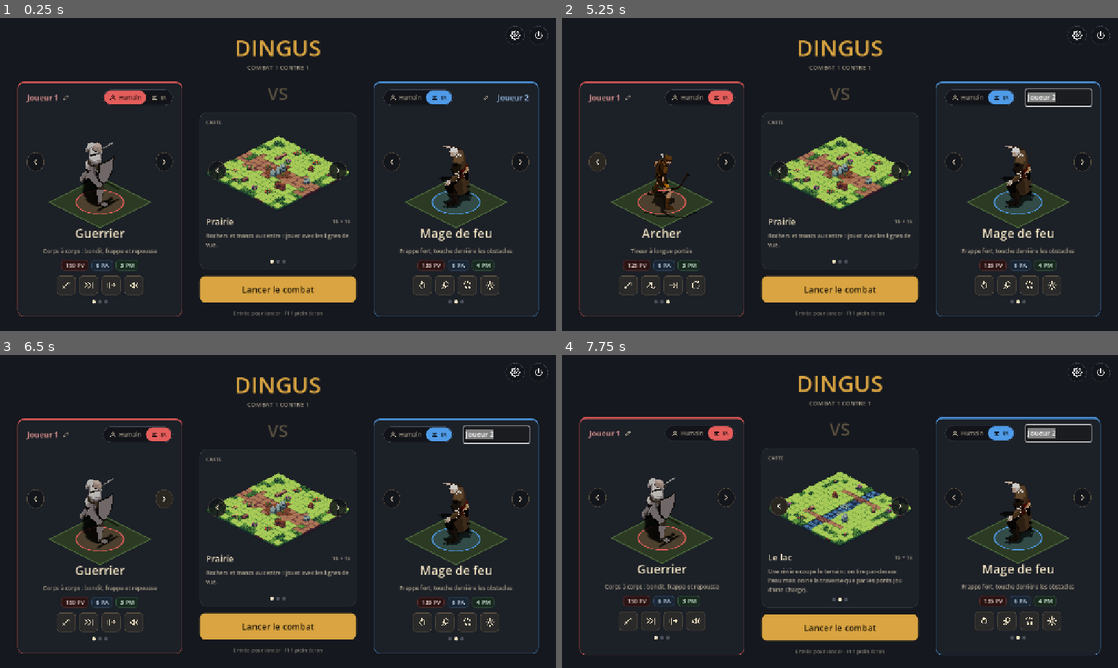
Above: before the commit, frames 1-4 (two rows, left to right).
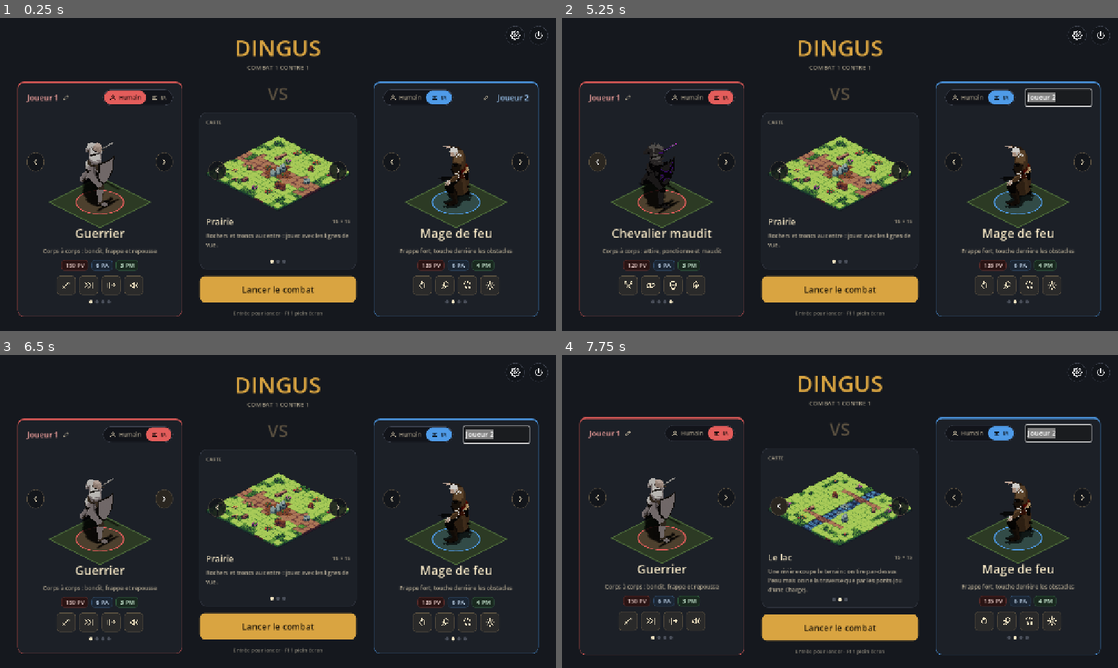
Above: after the commit, the same moments.

Repository: GuenotF/Dingus
Game: Godot game, scene res://scenes/menu.tscn
Two runs of this game, one before a commit and one after it. Both use one fixed random seed, a clock stepped at 60 frames per second and the inputs below.
Inputs (mouse positions are in pixels of both pictures, inside the frame that each line leads up to):
- Up to frame 1 (0.25 s): no input
- Up to frame 2 (5.25 s): click (628, 96) at 0.52 s; click (1051, 96) at 1.25 s; click (628, 96) at 2 s; click (1051, 96) at 2.75 s; click "Humain" at 3.5 s; click "IA" at 4.25 s; click (595, 161) at 5.02 s
- Up to frame 3 (6.5 s): click (166, 498) at 5.77 s
- Up to frame 4 (7.75 s): click (778, 508) at 6.52 s; click (778, 505) at 7.27 s

The runs differ from the first frame. In frame 1, less than 0.1% of the frame differs, in the area x 16-84%, y 90-92%; in frame 2, 1.3%, in the area x 7-84%, y 39-92%; in frame 3, less than 0.1%; in frame 4, less than 0.1%.

Commit message:
Ajout du Chevalier maudit (4e personnage) et vol de vie
- Chevalier maudit : Lame sombre (vol de vie), Chaîne infernale (attire, -2 PM),
  Malédiction (-2 PA), Pacte de sang (-12 PV, +3 PA). Skin Death Knight, effets
  de mort (projectile et explosion), 4 icônes de sorts.
- Nouvel effet DRAIN (vol de vie, 50 %) avec aperçu du soin au survol.
- IA : le Pacte n'est lancé que si on peut frapper ensuite ; au corps à corps,
  la position se juge au chemin à parcourir (corrige des combats sans fin quand
  un rocher sépare les combattants).
- Tests : vol de vie et sacrifice de l'IA. Docs : fiche du personnage, README,
  tableau d'équilibrage mis à jour.

Co-Authored-By: Claude Sonnet 5.5 <noreply@anthropic.com>
Claude-Session: https://claude.ai/code/session_016TqoMGpG5jku75qaKDTUnG

Diff:
--- /dev/null
+++ b/assets/ui/spells/chevalier_chaine.svg
@@ -0,0 +1 @@
+<svg xmlns="http://www.w3.org/2000/svg" width="96" height="96" viewBox="0 0 24 24" fill="none" stroke="#ffffff" stroke-width="1.8" stroke-linecap="round" stroke-linejoin="round"><rect x="2.5" y="9" width="11" height="6" rx="3" transform="rotate(-35 8 12)"/><rect x="10.5" y="9" width="11" height="6" rx="3" transform="rotate(-35 16 12)"/></svg>
--- /dev/null
+++ b/assets/ui/spells/chevalier_lame.svg
@@ -0,0 +1 @@
+<svg xmlns="http://www.w3.org/2000/svg" width="96" height="96" viewBox="0 0 24 24" fill="none" stroke="#ffffff" stroke-width="1.8" stroke-linecap="round" stroke-linejoin="round"><path d="M4 4l9 9"/><path d="M4 4v4M4 4h4"/><path d="M10 17l6-6"/><path d="M15 16l4 4"/><path d="M19 3c1.6 1.9 2.4 2.8 2.4 3.9a2.4 2.4 0 0 1-4.8 0c0-1.1.8-2 2.4-3.9z"/></svg>
--- /dev/null
+++ b/assets/ui/spells/chevalier_malediction.svg
@@ -0,0 +1 @@
+<svg xmlns="http://www.w3.org/2000/svg" width="96" height="96" viewBox="0 0 24 24" fill="none" stroke="#ffffff" stroke-width="1.8" stroke-linecap="round" stroke-linejoin="round"><path d="M12 3a7 7 0 0 0-4 12.7V19h8v-3.7A7 7 0 0 0 12 3z"/><path d="M9.5 11.5h.01M14.5 11.5h.01" stroke-width="2.8"/><path d="M10.5 19v2M13.5 19v2"/></svg>
--- /dev/null
+++ b/assets/ui/spells/chevalier_pacte.svg
@@ -0,0 +1 @@
+<svg xmlns="http://www.w3.org/2000/svg" width="96" height="96" viewBox="0 0 24 24" fill="none" stroke="#ffffff" stroke-width="1.8" stroke-linecap="round" stroke-linejoin="round"><path d="M12 3c3.5 4.2 5.5 6.6 5.5 9.5a5.5 5.5 0 0 1-11 0C6.5 9.6 8.5 7.2 12 3z"/><path d="M12 11v5M9.5 13.5h5"/></svg>
--- /dev/null
+++ b/data/classes/chevalier_maudit.tres
@@ -0,0 +1,19 @@
+[gd_resource type="Resource" script_class="ClassData" format=3]
+
+[ext_resource type="Script" path="res://scripts/core/class_data.gd" id="1_cls"]
+[ext_resource type="Script" path="res://scripts/core/spell_data.gd" id="2_spl"]
+[ext_resource type="Resource" path="res://data/spells/chevalier_lame.tres" id="3_a"]
+[ext_resource type="Resource" path="res://data/spells/chevalier_chaine.tres" id="4_b"]
+[ext_resource type="Resource" path="res://data/spells/chevalier_malediction.tres" id="5_c"]
+[ext_resource type="Resource" path="res://data/spells/chevalier_pacte.tres" id="6_d"]
+[ext_resource type="Resource" path="res://data/sprites/chevalier.tres" id="7_spr"]
+
+[resource]
+script = ExtResource("1_cls")
+class_label = "Chevalier maudit"
+color = Color(0.62, 0.36, 0.86, 1)
+description = "Corps à corps : attire, ponctionne et maudit"
+max_hp = 120
+max_pm = 3
+spells = Array[ExtResource("2_spl")]([ExtResource("3_a"), ExtResource("4_b"), ExtResource("5_c"), ExtResource("6_d")])
+sprites = ExtResource("7_spr")
--- /dev/null
+++ b/data/effects/death_burst.tres
@@ -0,0 +1,12 @@
+[gd_resource type="Resource" script_class="EffectAnimation" format=3]
+
+[ext_resource type="Script" path="res://scripts/view/effect_animation.gd" id="1_a"]
+[ext_resource type="Texture2D" path="res://assets/effects/death/death_aoe.png" id="2_b"]
+
+[resource]
+script = ExtResource("1_a")
+texture = ExtResource("2_b")
+fps = 34.0
+origin = Vector2(128, 130)
+scale = Vector2(0.34, 0.24)
+on_ground = true
--- /dev/null
+++ b/data/effects/death_spell.tres
@@ -0,0 +1,10 @@
+[gd_resource type="Resource" script_class="EffectAnimation" format=3]
+
+[ext_resource type="Script" path="res://scripts/view/effect_animation.gd" id="1_a"]
+[ext_resource type="Texture2D" path="res://assets/effects/death/death_spell.png" id="2_b"]
+
+[resource]
+script = ExtResource("1_a")
+texture = ExtResource("2_b")
+origin = Vector2(100, 16)
+speed = 750.0
--- /dev/null
+++ b/data/spells/chevalier_chaine.tres
@@ -0,0 +1,38 @@
+[gd_resource type="Resource" script_class="SpellData" format=3]
+
+[ext_resource type="Script" path="res://scripts/core/effect_data.gd" id="1_eff"]
+[ext_resource type="Script" path="res://scripts/core/spell_data.gd" id="2_spl"]
+[ext_resource type="Texture2D" path="res://assets/ui/spells/chevalier_chaine.svg" id="3_ico"]
+[ext_resource type="Resource" path="res://data/effects/death_spell.tres" id="4_prj"]
+
+[sub_resource type="Resource" id="e0"]
+script = ExtResource("1_eff")
+min_value = 4
+max_value = 6
+
+[sub_resource type="Resource" id="e2"]
+script = ExtResource("1_eff")
+kind = 5
+min_value = -2
+max_value = -2
+duration = 1
+
+[sub_resource type="Resource" id="e1"]
+script = ExtResource("1_eff")
+kind = 3
+min_value = 5
+max_value = 5
+
+[resource]
+script = ExtResource("2_spl")
+spell_name = "Chaîne infernale"
+animation = "cast"
+range_min = 2
+range_max = 6
+line_only = true
+effects = Array[ExtResource("1_eff")]([SubResource("e0"), SubResource("e1"), SubResource("e2")])
+icon = ExtResource("3_ico")
+projectile = ExtResource("4_prj")
+cast_delay = 0.35
+casts_per_turn = 1
+cooldown = 2
--- /dev/null
+++ b/data/spells/chevalier_lame.tres
@@ -0,0 +1,18 @@
+[gd_resource type="Resource" script_class="SpellData" format=3]
+
+[ext_resource type="Script" path="res://scripts/core/effect_data.gd" id="1_eff"]
+[ext_resource type="Script" path="res://scripts/core/spell_data.gd" id="2_spl"]
+[ext_resource type="Texture2D" path="res://assets/ui/spells/chevalier_lame.svg" id="3_ico"]
+
+[sub_resource type="Resource" id="e0"]
+script = ExtResource("1_eff")
+kind = 7
+min_value = 14
+max_value = 17
+
+[resource]
+script = ExtResource("2_spl")
+spell_name = "Lame sombre"
+animation = "melee"
+effects = Array[ExtResource("1_eff")]([SubResource("e0")])
+icon = ExtResource("3_ico")
--- /dev/null
+++ b/data/spells/chevalier_malediction.tres
@@ -0,0 +1,31 @@
+[gd_resource type="Resource" script_class="SpellData" format=3]
+
+[ext_resource type="Script" path="res://scripts/core/effect_data.gd" id="1_eff"]
+[ext_resource type="Script" path="res://scripts/core/spell_data.gd" id="2_spl"]
+[ext_resource type="Texture2D" path="res://assets/ui/spells/chevalier_malediction.svg" id="3_ico"]
+[ext_resource type="Resource" path="res://data/effects/death_burst.tres" id="5_imp"]
+
+[sub_resource type="Resource" id="e0"]
+script = ExtResource("1_eff")
+min_value = 4
+max_value = 6
+
+[sub_resource type="Resource" id="e1"]
+script = ExtResource("1_eff")
+kind = 6
+min_value = -2
+max_value = -2
+duration = 1
+
+[resource]
+script = ExtResource("2_spl")
+spell_name = "Malédiction"
+pa_cost = 2
+animation = "curse"
+range_max = 4
+effects = Array[ExtResource("1_eff")]([SubResource("e0"), SubResource("e1")])
+icon = ExtResource("3_ico")
+impact = ExtResource("5_imp")
+cast_delay = 0.4
+casts_per_turn = 1
+cooldown = 3
--- /dev/null
+++ b/data/spells/chevalier_pacte.tres
@@ -0,0 +1,31 @@
+[gd_resource type="Resource" script_class="SpellData" format=3]
+
+[ext_resource type="Script" path="res://scripts/core/effect_data.gd" id="1_eff"]
+[ext_resource type="Script" path="res://scripts/core/spell_data.gd" id="2_spl"]
+[ext_resource type="Texture2D" path="res://assets/ui/spells/chevalier_pacte.svg" id="3_ico"]
+[ext_resource type="Resource" path="res://data/effects/death_burst.tres" id="5_imp"]
+
+[sub_resource type="Resource" id="e0"]
+script = ExtResource("1_eff")
+min_value = 12
+max_value = 12
+
+[sub_resource type="Resource" id="e1"]
+script = ExtResource("1_eff")
+kind = 6
+min_value = 3
+max_value = 3
+
+[resource]
+script = ExtResource("2_spl")
+spell_name = "Pacte de sang"
+pa_cost = 1
+animation = "pact"
+range_min = 0
+range_max = 0
+needs_line_of_sight = false
+effects = Array[ExtResource("1_eff")]([SubResource("e0"), SubResource("e1")])
+icon = ExtResource("3_ico")
+impact = ExtResource("5_imp")
+casts_per_turn = 1
+cooldown = 3
--- /dev/null
+++ b/data/sprites/chevalier.tres
@@ -0,0 +1,70 @@
+[gd_resource type="Resource" script_class="CharacterSprites" format=3]
+
+[ext_resource type="Script" path="res://scripts/view/character_animation.gd" id="1_anim"]
+[ext_resource type="Texture2D" path="res://assets/characters/chevalier/idle.png" id="t0"]
+[ext_resource type="Texture2D" path="res://assets/characters/chevalier/walk.png" id="t1"]
+[ext_resource type="Texture2D" path="res://assets/characters/chevalier/take_damage.png" id="t2"]
+[ext_resource type="Texture2D" path="res://assets/characters/chevalier/die.png" id="t3"]
+[ext_resource type="Texture2D" path="res://assets/characters/chevalier/melee.png" id="t4"]
+[ext_resource type="Texture2D" path="res://assets/characters/chevalier/cast_spell.png" id="t5"]
+[ext_resource type="Texture2D" path="res://assets/characters/chevalier/special2.png" id="t6"]
+[ext_resource type="Texture2D" path="res://assets/characters/chevalier/special1.png" id="t7"]
+[ext_resource type="Script" path="res://scripts/view/character_sprites.gd" id="2_spr"]
+
+[sub_resource type="Resource" id="a0"]
+script = ExtResource("1_anim")
+texture = ExtResource("t0")
+fps = 12.0
+loop = true
+
+[sub_resource type="Resource" id="a1"]
+script = ExtResource("1_anim")
+name = "walk"
+texture = ExtResource("t1")
+fps = 20.0
+loop = true
+
+[sub_resource type="Resource" id="a2"]
+script = ExtResource("1_anim")
+name = "hit"
+texture = ExtResource("t2")
+fps = 24.0
+
+[sub_resource type="Resource" id="a3"]
+script = ExtResource("1_anim")
+name = "die"
+texture = ExtResource("t3")
+
+[sub_resource type="Resource" id="a4"]
+script = ExtResource("1_anim")
+name = "melee"
+texture = ExtResource("t4")
+fps = 30.0
+
+[sub_resource type="Resource" id="a5"]
+script = ExtResource("1_anim")
+name = "cast"
+texture = ExtResource("t5")
+fps = 24.0
+
+[sub_resource type="Resource" id="a6"]
+script = ExtResource("1_anim")
+name = "curse"
+texture = ExtResource("t6")
+fps = 26.0
+
+[sub_resource type="Resource" id="a7"]
+script = ExtResource("1_anim")
+name = "pact"
+texture = ExtResource("t7")
+fps = 26.0
+
+[resource]
+script = ExtResource("2_spr")
+feet_position = Vector2(61, 96)
+feet_down_right = Vector2(62, 95)
+feet_down_left = Vector2(55, 97)
+feet_up_left = Vector2(65, 92)
+feet_up_right = Vector2(61, 101)
+height = 74.0
+animations = Array[ExtResource("1_anim")]([SubResource("a0"), SubResource("a1"), SubResource("a2"), SubResource("a3"), SubResource("a4"), SubResource("a5"), SubResource("a6"), SubResource("a7")])
--- a/scripts/core/ai_brain.gd
+++ b/scripts/core/ai_brain.gd
@@ -38,10 +38,10 @@
 
 
 ## Meilleur sort lançable si `me` se tenait sur `origin` : { score, spell, cell }.
-static func best_cast_from(state: CombatState, me: Fighter, origin: Vector2i) -> Dictionary:
+static func best_cast_from(state: CombatState, me: Fighter, origin: Vector2i, skip_sacrifice: bool = false) -> Dictionary:
 	var best := {"score": 0.0, "spell": null, "cell": origin}
 	for spell in me.spells:
-		if not state.can_use_spell(spell):
+		if not state.can_use_spell(spell) or (skip_sacrifice and _is_self_sacrifice(spell)):
 			continue
 		var cells := state.cells_in_range_from(spell, me, origin)
 		for cell in cells:
@@ -61,10 +61,22 @@
 		if v != null and (spell.affects_caster or v != me):
 			victims.append(v)
 
+	if _is_self_sacrifice(spell):
+		return _score_sacrifice(state, me, origin, spell)
+
 	var score := 0.0
 	for effect in spell.effects:
 		var avg := effect.average()
 		match effect.kind:
+			EffectData.Kind.DRAIN:
+				for v in victims:
+					if v.team != me.team:
+						score += minf(avg, v.hp) + (40.0 if avg >= v.hp else 0.0)
+						# Le vol de vie compte, surtout quand le lanceur est blessé.
+						var gain := minf(minf(avg, v.hp) * CombatState.DRAIN_RATIO, float(me.max_hp - me.hp))
+						score += gain * (1.5 if me.hp < me.max_hp * 0.5 else 0.6)
+					else:
+						score -= avg * 1.5
 			EffectData.Kind.DAMAGE:
 				for v in victims:
 					if v.team != me.team:
@@ -111,12 +123,49 @@
 	return score - spell.pa_cost * 0.1
 
 
+## Sort sur soi qui coûte des PV pour gagner des PA (ex. Pacte de sang).
+static func _is_self_sacrifice(spell: SpellData) -> bool:
+	if spell.range_max != 0 or not spell.affects_caster:
+		return false
+	var hurts := false
+	var gains_pa := false
+	for e in spell.effects:
+		if e.kind == EffectData.Kind.DAMAGE:
+			hurts = true
+		elif e.kind == EffectData.Kind.MOD_PA and e.average() > 0:
+			gains_pa = true
+	return hurts and gains_pa
+
+
+## Le sacrifice vaut le coup quand on peut frapper tout de suite depuis cette case, que les PA en plus
+## serviront et qu'il reste assez de PV : on l'ouvre avant de frapper. Jamais « pour rien ».
+static func _score_sacrifice(state: CombatState, me: Fighter, origin: Vector2i, spell: SpellData) -> float:
+	var damage := 0.0
+	var pa_gain := 0.0
+	for e in spell.effects:
+		if e.kind == EffectData.Kind.DAMAGE:
+			damage += e.average()
+		elif e.kind == EffectData.Kind.MOD_PA:
+			pa_gain += e.average()
+	if me.hp <= damage * 3.0:
+		return -100.0
+	var engaged: bool = best_cast_from(state, me, origin, true).score >= MIN_CAST_SCORE * 5.0
+	var pa_left := me.pa - spell.pa_cost + pa_gain
+	if not engaged or pa_left < 3.0 or pa_gain - spell.pa_cost < 1.0:
+		return -5.0
+	return 30.0 - damage * 0.2
+
+
 ## Préférence de placement : rester à la bonne distance de l'ennemi le plus proche.
 static func position_score(state: CombatState, me: Fighter, cell: Vector2i) -> float:
 	var d := _nearest_enemy_distance(state, me, cell)
 	if d >= 999:
 		return 0.0
 	var pref := me.preferred_range()
+	if pref <= 1:
+		# Au corps à corps, ce qui compte est le chemin à parcourir : un rocher entre les deux
+		# ne doit pas donner l'impression d'être déjà au contact (sinon l'IA reste plantée).
+		d = maxi(d, _nearest_enemy_walk(state, me, cell))
 	var score := -absf(d - pref) * 1.5
 	if pref > 1:
 		if d <= 1:
@@ -134,6 +183,16 @@
 	return score
 
 
+## Nombre de pas pour rejoindre l'ennemi le plus proche (0 si aucun chemin : on garde la distance à vol d'oiseau).
+static func _nearest_enemy_walk(state: CombatState, me: Fighter, from: Vector2i) -> int:
+	var best := 0
+	for e in state.enemies_of(me):
+		var path := state.grid.find_path(from, e.cell)
+		if not path.is_empty() and (best == 0 or path.size() < best):
+			best = path.size()
+	return best
+
+
 static func _nearest_enemy_distance(state: CombatState, me: Fighter, from: Vector2i) -> int:
 	var best := 999
 	for e in state.enemies_of(me):
--- a/scripts/core/combat_state.gd
+++ b/scripts/core/combat_state.gd
@@ -8,6 +8,8 @@
 
 ## Dégâts subis par case de poussée non parcourue (collision).
 const PUSH_DAMAGE_PER_CELL := 8
+## Part des dégâts d'un effet DRAIN que le lanceur récupère en PV.
+const DRAIN_RATIO := 0.5
 
 signal fighter_placed(fighter: Fighter)
 signal turn_started(fighter: Fighter, turn_number: int)
@@ -234,6 +236,8 @@
 	var caster := active_fighter()
 	if caster == null or not can_cast_at(spell, target):
 		return result
+	var drain_min := 0
+	var drain_max := 0
 	for cell in spell.affected_cells(target):
 		var v := fighter_at(cell)
 		if v == null or (v == caster and not spell.affects_caster):
@@ -244,6 +248,12 @@
 				EffectData.Kind.DAMAGE:
 					p.damage_min += effect.min_value
 					p.damage_max += effect.max_value
+				EffectData.Kind.DRAIN:
+					p.damage_min += effect.min_value
+					p.damage_max += effect.max_value
+					if v != caster:
+						drain_min += int(minf(effect.min_value, v.hp) * DRAIN_RATIO)
+						drain_max += int(minf(effect.max_value, v.hp) * DRAIN_RATIO)
 				EffectData.Kind.HEAL:
 					p.heal_min += effect.min_value
 					p.heal_max += effect.max_value
@@ -254,6 +264,19 @@
 						p.damage_max += push.blocked * PUSH_DAMAGE_PER_CELL
 		if p.damage_max > 0 or p.heal_max > 0:
 			result.append(p)
+	# Vol de vie : le soin du lanceur (sans dépasser ses PV maximum).
+	var missing := caster.max_hp - caster.hp
+	if drain_max > 0 and missing > 0:
+		var gain_min := mini(drain_min, missing)
+		var gain_max := mini(drain_max, missing)
+		var found := false
+		for p in result:
+			if p.fighter == caster:
+				p.heal_min += gain_min
+				p.heal_max += gain_max
+				found = true
+		if not found:
+			result.append({"fighter": caster, "damage_min": 0, "damage_max": 0, "heal_min": gain_min, "heal_max": gain_max})
 	return result
 
 
@@ -290,6 +313,12 @@
 	match effect.kind:
 		EffectData.Kind.DAMAGE:
 			_damage(victim, rng.randi_range(effect.min_value, effect.max_value))
+		EffectData.Kind.DRAIN:
+			var dealt := _damage(victim, rng.randi_range(effect.min_value, effect.max_value))
+			if victim != caster and caster.is_alive():
+				var gained := caster.heal(int(dealt * DRAIN_RATIO))
+				if gained > 0:
+					fighter_healed.emit(caster, gained)
 		EffectData.Kind.HEAL:
 			var healed := victim.heal(rng.randi_range(effect.min_value, effect.max_value))
 			fighter_healed.emit(victim, healed)
@@ -328,11 +357,13 @@
 	fighter_displaced.emit(caster, from, target)
 
 
-func _damage(victim: Fighter, amount: int) -> void:
+## Retire des PV et renvoie les PV réellement perdus.
+func _damage(victim: Fighter, amount: int) -> int:
 	var dealt := victim.take_damage(amount)
 	fighter_damaged.emit(victim, dealt)
 	if not victim.is_alive():
 		fighter_died.emit(victim)
+	return dealt
 
 
 ## Direction cardinale de `from` vers `to` (axe dominant).
--- a/scripts/core/effect_data.gd
+++ b/scripts/core/effect_data.gd
@@ -11,6 +11,7 @@
 	DASH, ## Le lanceur bondit sur la case ciblée (qui doit être libre).
 	MOD_PM, ## Ajoute min..max PM (négatif = retrait) pendant `duration` tours.
 	MOD_PA, ## Ajoute min..max PA (négatif = retrait) pendant `duration` tours.
+	DRAIN, ## Comme DAMAGE, et le lanceur récupère la moitié des PV réellement retirés (vol de vie).
 }
 
 @export var kind: Kind = Kind.DAMAGE
@@ -55,4 +56,6 @@
 			return "%+d PM (%d t.)" % [min_value, duration]
 		Kind.MOD_PA:
 			return "%+d PA (%d t.)" % [min_value, duration]
+		Kind.DRAIN:
+			return "%s dégâts, vol de vie %d %%" % [amount, roundi(CombatState.DRAIN_RATIO * 100.0)]
 	return ""
--- a/scripts/game_config.gd
+++ b/scripts/game_config.gd
@@ -5,6 +5,7 @@
 	"res://data/classes/guerrier.tres",
 	"res://data/classes/mage_feu.tres",
 	"res://data/classes/archer.tres",
+	"res://data/classes/chevalier_maudit.tres",
 ]
 
 ## Carte de combat (scène dessinée dans l'éditeur, voir scripts/map/battle_map.gd).
--- a/tests/test_core.gd
+++ b/tests/test_core.gd
@@ -31,6 +31,8 @@
 	_test_spell_not_affecting_caster()
 	_test_village_map()
 	_test_cast_preview()
+	_test_drain()
+	_test_ai_sacrifice()
 	print("Tests terminés : %s" % ("OK" if _failures == 0 else "%d échec(s)" % _failures))
 	quit(1 if _failures > 0 else 0)
 
@@ -496,3 +498,45 @@
 	_check(preview[0].damage_min == 5 + bump and preview[0].damage_max == 7 + bump, "aperçu : dégâts + collision")
 	_check(state.fighters[1].hp == 100 and state.fighters[1].cell == Vector2i(2, 1), "aperçu sans effet sur le combat")
 	_check(state.preview_cast(spell, Vector2i(5, 5)).is_empty(), "aperçu vide hors portée")
+
+
+func _test_drain() -> void:
+	var fx: Array[EffectData] = [EffectData.make(K.DRAIN, 20)]
+	var spell := _effect_spell(1, 1, 1, fx)
+	var state := _duel([spell], Vector2i(1, 1), Vector2i(2, 1))
+	var me := state.active_fighter()
+	var foe := state.fighters[1]
+	me.hp = 50
+	var preview := state.preview_cast(spell, foe.cell)
+	var gain := int(20 * CombatState.DRAIN_RATIO)
+	var mine: Array = preview.filter(func(p: Dictionary) -> bool: return p.fighter == me)
+	_check(mine.size() == 1 and mine[0].heal_min == gain and mine[0].heal_max == gain, "vol de vie : aperçu du soin du lanceur")
+	_check(state.try_cast(spell, foe.cell), "vol de vie : lancer")
+	_check(foe.hp == 80 and me.hp == 50 + gain, "vol de vie : dégâts à la cible, soin au lanceur")
+	# Plafonné aux PV max du lanceur, et rien sur une cible qui n'a plus de PV à perdre.
+	me.hp = me.max_hp - 3
+	state.try_cast(spell, foe.cell)
+	_check(me.hp == me.max_hp, "vol de vie : plafonné aux PV max")
+	foe.hp = 4
+	me.hp = 50
+	state.try_cast(spell, foe.cell)
+	_check(not foe.is_alive() and me.hp == 50 + int(4 * CombatState.DRAIN_RATIO), "vol de vie : limité aux PV réellement retirés")
+
+
+func _test_ai_sacrifice() -> void:
+	# Un sort qui coûte des PV pour gagner des PA n'est lancé que si l'on peut frapper ensuite.
+	var pact := SpellData.new()
+	pact.pa_cost = 1
+	pact.range_min = 0
+	pact.range_max = 0
+	var pact_fx: Array[EffectData] = [EffectData.make(K.DAMAGE, 12), EffectData.make(K.MOD_PA, 3)]
+	pact.effects = pact_fx
+	var hit := _spell(3, 1, 1, false, 15)
+	hit.casts_per_turn = 2
+	var far := _duel([pact, hit], Vector2i(0, 0), Vector2i(9, 9))
+	_check(AiBrain.score_cast(far, far.active_fighter(), Vector2i(0, 0), pact, Vector2i(0, 0)) < AiBrain.MIN_CAST_SCORE, "IA : pas de sacrifice loin de l'ennemi")
+	var near := _duel([pact, hit], Vector2i(0, 0), Vector2i(1, 0))
+	_check(AiBrain.score_cast(near, near.active_fighter(), Vector2i(0, 0), pact, Vector2i(0, 0)) > 15.0, "IA : sacrifice avant de frapper au contact")
+	var weak := near.active_fighter()
+	weak.hp = 30
+	_check(AiBrain.score_cast(near, weak, Vector2i(0, 0), pact, Vector2i(0, 0)) < 0.0, "IA : pas de sacrifice quand les PV sont bas")
Binary file added: assets/characters/chevalier/cast_spell.png
Not shown, added: assets/characters/chevalier/cast_spell.png.import
Binary file added: assets/characters/chevalier/die.png
Not shown, added: assets/characters/chevalier/die.png.import
Binary file added: assets/characters/chevalier/idle.png
Not shown, added: assets/characters/chevalier/idle.png.import
Binary file added: assets/characters/chevalier/melee.png
Not shown, added: assets/characters/chevalier/melee.png.import
Binary file added: assets/characters/chevalier/special1.png
Not shown, added: assets/characters/chevalier/special1.png.import
Binary file added: assets/characters/chevalier/special2.png
Not shown, added: assets/characters/chevalier/special2.png.import
(and 14 more such lines)
